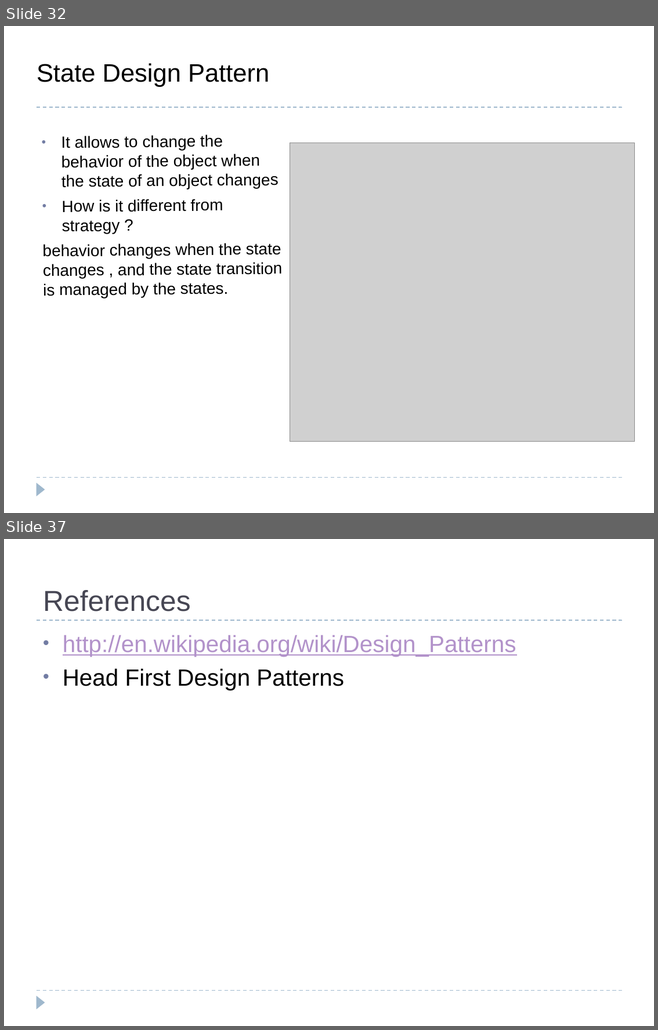
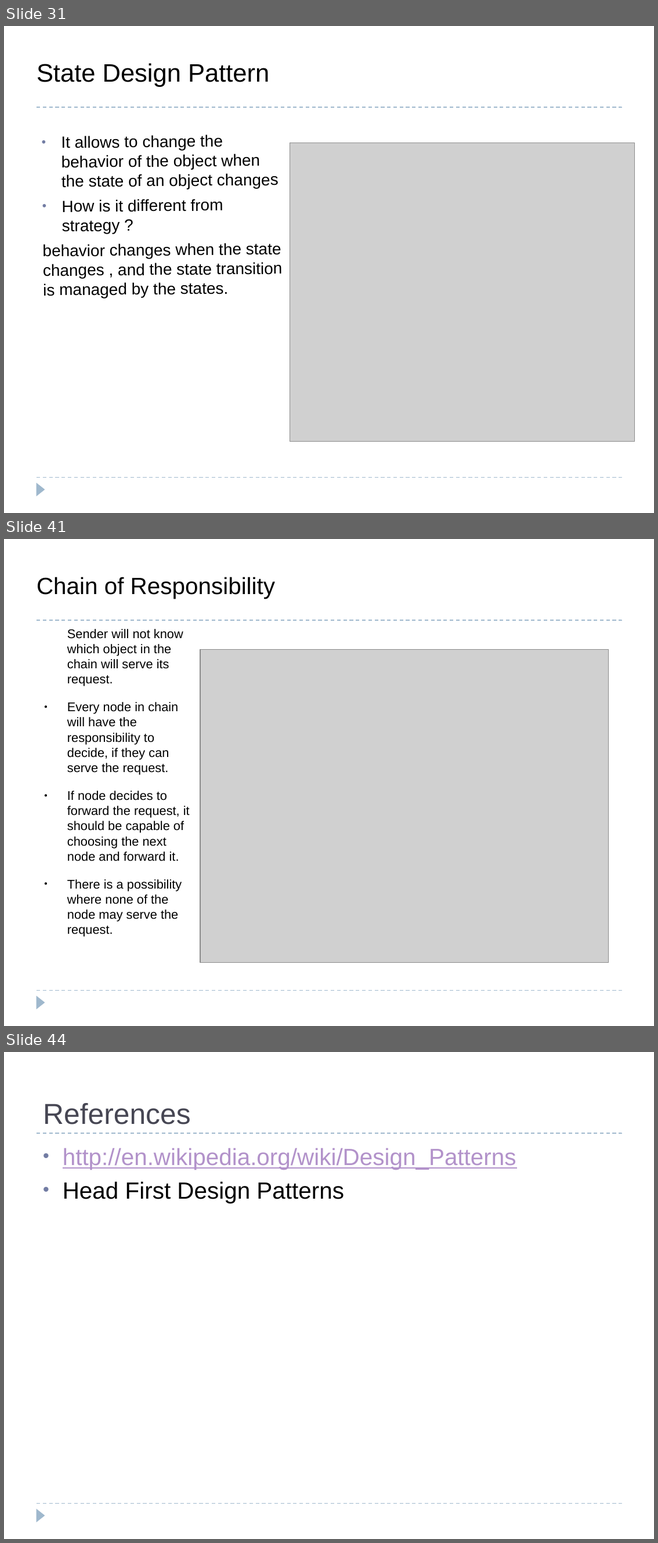
Before and after one commit to bpcrao/purnacode, a slide deck: ppts/Design Patterns.odp. Shown one above the other, each under a label of ours: slides 32 and 37 before the commit, slides 31, 41 and 44 after it; the slides between them are not shown. The pictures are 658x1030 and 658x1543 pixels, drawn with LibreOffice and Linux fonts; fonts in the diff are those of the drawing; grey boxes stand for pictures. Boxes give left, top, right and bottom in pixels: in the first picture for what was removed or moved away, otherwise in the second. Text is boxed around its words. In the diff, an @@ line names an element or a change of style, - is before the commit and + after.

```diff
--- a/ppts/Design Patterns.odp
+++ b/ppts/Design Patterns.odp
@@ slide 41 added at [4,539,654,1026], background #FFFFFF; not listed: 3 template elements that a slide beside it also shows @@
@@ title added at [36,577,275,599], 26 pt, text #000000 @@
+Chain of Responsibility
@@ text added at [67,629,190,937], 14 pt, text #000000 @@
+Sender will not know which object in the chain will serve its request.
+● Every node in chain will have the responsibility to decide, if they can serve the request.
+● If node decides to forward the request, it should be capable of choosing the next node and forward it.
+● There is a possibility where none of the node may serve the request.
@@ picture added at [200,649,608,962] @@
@@ what was slide 32 is now slide 31 @@
@@ what was slide 37 is now slide 44 @@
```
Also in this commit, not shown: 7 slides changed, 8 other slides added, 2 slides removed.
